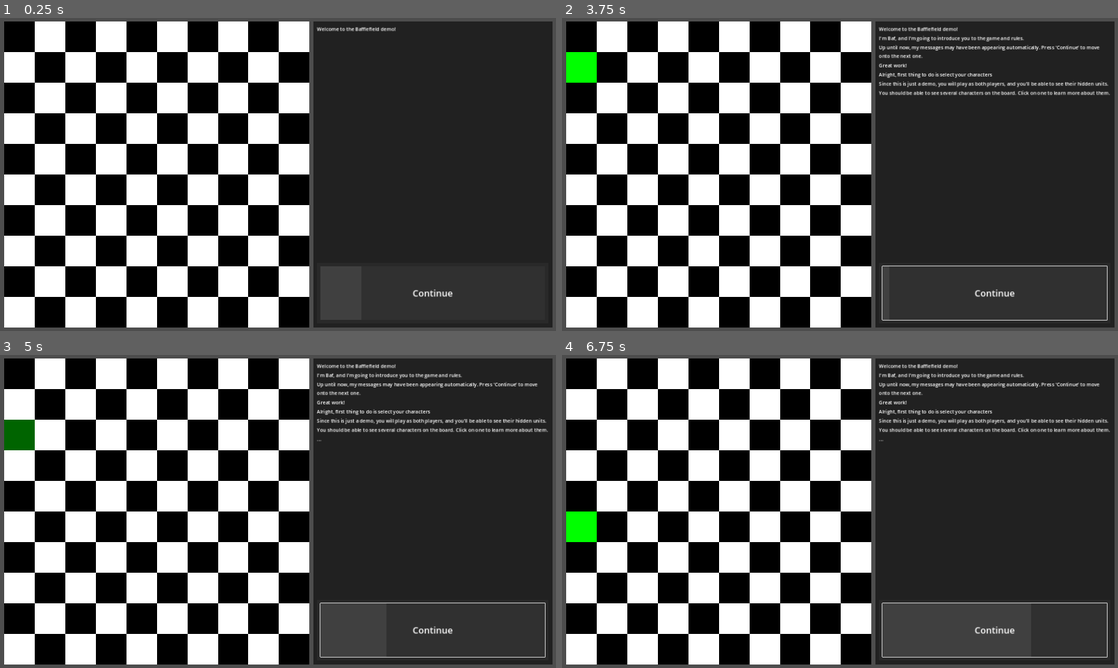
Above: before the commit, frames 1-4 (two rows, left to right).
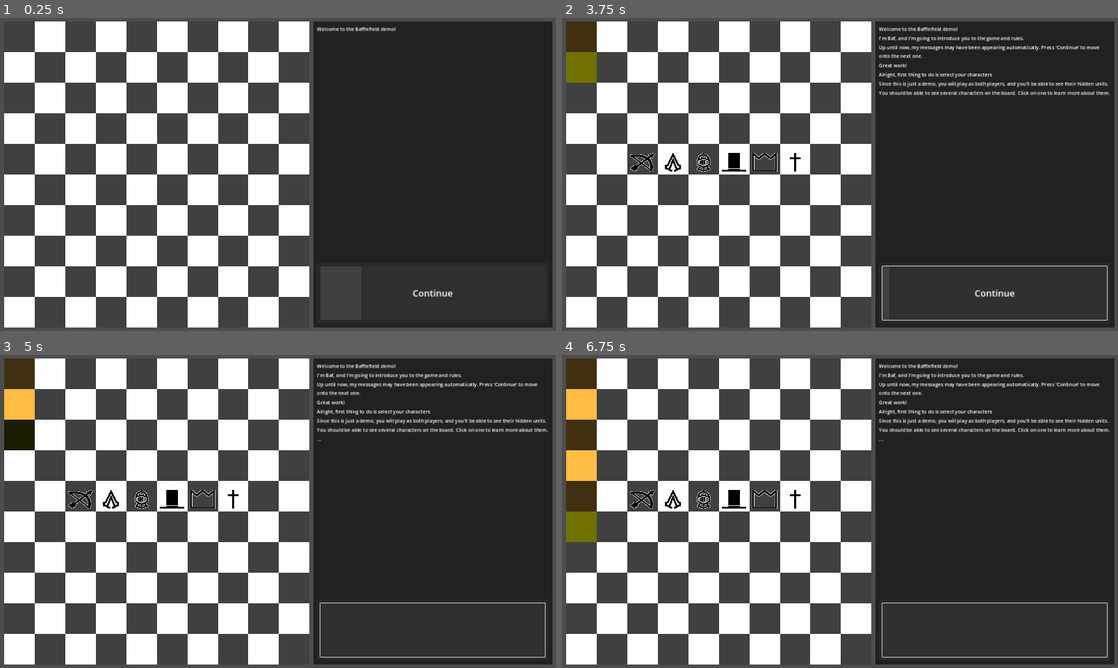
Above: after the commit, the same moments.

Repository: Taliesin268/Bafflefield
Game: Godot game, scene res://scenes/Bafflefield.tscn
Two runs of this game, one before a commit and one after it. Both use one fixed random seed, a clock stepped at 60 frames per second and the inputs below.
Inputs (mouse positions are in pixels of both pictures, inside the frame that each line leads up to):
- Up to frame 1 (0.25 s): no input
- Up to frame 2 (3.75 s): click "Continue" at 0.5 s; click "Continue" at 1.25 s; click "Continue" at 2 s; tap Enter at 2.75 s; move the mouse to (578, 36) at 2.77 s; click (578, 36) at 2.92 s; tap Space at 3.5 s; move the mouse to (578, 68) at 3.52 s; click (578, 68) at 3.67 s
- Up to frame 3 (5 s): tap Enter at 4.25 s; move the mouse to (16, 436) at 4.27 s; click (16, 436) at 4.42 s
- Up to frame 4 (6.75 s): tap Space at 5, 6.5 s; move the mouse to (578, 464) at 5.02 s; click (578, 464) at 5.17 s; tap Enter at 5.75 s; move the mouse to (578, 495) at 5.77 s; click (578, 495) at 5.92 s; move the mouse to (578, 527) at 6.52 s; click (578, 527) at 6.67 s

The runs differ from the first frame. In frame 1, 27% of the frame differs, in the area x 0-56%, y 1-99%; in frame 2, 27%; in frame 3, 28%; in frame 4, 29%, in the area x 0-82%, y 1-99%.
Error before the commit: Invalid call. Nonexistent function 'size' in base 'Nil'. (res://scripts/UI.gd:19)

Commit message:
introduced units and character select start

Diff:
--- /dev/null
+++ b/Unit.gd
@@ -0,0 +1,67 @@
+extends Sprite2D
+class_name Unit
+
+# ENUMS
+enum UnitType {ARCHER,ASSASSIN,KNIGHT,MAGICIAN,MONARCH,PRIEST}
+
+# PUBLIC VARIABLES
+var defeated: bool = false:
+	set(value):
+		defeated = value
+		_update_unit_sprite()
+
+# PRIVATE VARIABLES
+var _hidden: bool = false
+var _unit_type: UnitType
+var _sprite_set: UnitSpriteSet
+var _white: bool = false
+
+# PUBLIC FUNCTIONS
+func init(unit_type: UnitType, white = false):
+	_unit_type = unit_type
+	_set_unit_sprite_values()
+	_white = white
+	_update_unit_sprite()
+
+func reveal():
+	_hidden = false
+	_update_unit_sprite()
+
+func get_unit_name():
+	return UnitType.keys()[_unit_type].to_lower()
+
+# PRIVATE FUNCTIONS
+func _update_unit_sprite():
+	if _white:
+		if defeated:
+			texture = _sprite_set.white_defeated_sprite
+		elif _hidden:
+			texture = _sprite_set.white_hidden_sprite
+		else:
+			texture = _sprite_set.white_sprite
+	else:
+		if defeated:
+			texture = _sprite_set.defeated_sprite
+		elif _hidden:
+			texture = _sprite_set.hidden_sprite
+		else:
+			texture = _sprite_set.base_sprite
+
+func _set_unit_sprite_values():
+	_sprite_set = UnitSpriteSet.new()
+	var base_path = str("res://assets/units/",get_unit_name(),"/",get_unit_name())
+	_sprite_set.base_sprite = load(str(base_path,".png"))
+	_sprite_set.white_sprite = load(str(base_path,"-white.png"))
+	_sprite_set.hidden_sprite = load(str(base_path,"-hidden.png"))
+	_sprite_set.white_hidden_sprite = load(str(base_path,"-hidden-white.png"))
+	_sprite_set.defeated_sprite = load(str(base_path,"-defeated.png"))
+	_sprite_set.white_defeated_sprite = load(str(base_path,"-defeated-white.png"))
+
+# SUBCLASSES
+class UnitSpriteSet:
+	var base_sprite
+	var white_sprite
+	var hidden_sprite
+	var white_hidden_sprite
+	var defeated_sprite
+	var white_defeated_sprite
--- a/data/dialog/character_select_intro.json
+++ b/data/dialog/character_select_intro.json
@@ -3,6 +3,6 @@
 	"Since this is just a demo, you will play as both players, and you'll be able to see their hidden units.",
 	{
 		"message": "You should be able to see several characters on the board. Click on one to learn more about them.",
-		"event": "select_characters"
+		"event": "spawn_characters"
 	},
 ]
--- a/scenes/Board.gd
+++ b/scenes/Board.gd
@@ -1,4 +1,5 @@
 extends Node2D
+class_name Board
 
 # CONSTANTS
 const CELL_SCENE = preload("res://scenes/cell.tscn")
@@ -19,10 +20,14 @@
 	cell.set_selected(true)
 	_selected_cell = cell
 
+# PUBLIC FUNCTIONS
+func get_cell(index: int) -> Cell:
+	return _cells[index]
+
 # PRIVATE FUNCTIONS
 func _create_board():
-	for row in 10:
-		for column in 10:
+	for column in 10:
+		for row in 10:
 			var cell = CELL_SCENE.instantiate()
 			cell.row = row
 			cell.column = column
--- a/scenes/cell.tscn
+++ b/scenes/cell.tscn
@@ -1,19 +1,22 @@
-[gd_scene load_steps=4 format=3 uid="uid://cqb5bq84fyr76"]
+[gd_scene load_steps=5 format=3 uid="uid://cqb5bq84fyr76"]
 
 [ext_resource type="Texture2D" uid="uid://bmjopnl1uioit" path="res://assets/white.jpg" id="1_6xuu4"]
 [ext_resource type="Script" path="res://scripts/cell.gd" id="1_xffua"]
+[ext_resource type="PackedScene" uid="uid://bpodfuyixu5vu" path="res://scenes/unit.tscn" id="2_740m1"]
 
 [sub_resource type="RectangleShape2D" id="RectangleShape2D_o7ulh"]
 size = Vector2(1, 1)
 
 [node name="Cell" type="Area2D"]
-scale = Vector2(100, 100)
 script = ExtResource("1_xffua")
+unit_scene = ExtResource("2_740m1")
 
 [node name="Sprite2D" type="Sprite2D" parent="."]
+scale = Vector2(100, 100)
 texture = ExtResource("1_6xuu4")
 
 [node name="CollisionShape2D" type="CollisionShape2D" parent="."]
+scale = Vector2(100, 100)
 shape = SubResource("RectangleShape2D_o7ulh")
 
 [connection signal="input_event" from="." to="." method="_on_input_event"]
--- /dev/null
+++ b/scenes/unit.tscn
@@ -0,0 +1,6 @@
+[gd_scene load_steps=2 format=3 uid="uid://bpodfuyixu5vu"]
+
+[ext_resource type="Script" path="res://Unit.gd" id="1_20qtf"]
+
+[node name="Unit" type="Sprite2D"]
+script = ExtResource("1_20qtf")
--- a/scripts/Bafflefield.gd
+++ b/scripts/Bafflefield.gd
@@ -1,8 +1,12 @@
 extends Node2D
+
+# PRIVATE VARIABLES
+var state: BaseState
 
 # BUILT-IN FUNCTIONS
 func _ready():
 	$UI.load_dialog("introduction")
+	_enter_state(IntroductionState)
 
 # CONNECTED SIGNALS
 func _on_ui_dialog_complete(dialog_name):
@@ -13,7 +17,61 @@
 
 func _on_ui_dialog_event(event_name):
 	print("Dialog event triggered: ", event_name)
+	state.handle_event(event_name)
+
+func _on_state_switched(state):
+	_enter_state(state)
 
 # PRIVATE FUNCTIONS
+func _enter_state(new_state):
+	if state != null:
+		state.exit_state()
+
+	state = new_state.new() as BaseState
+	state.switched_state.connect(_on_state_switched)
+	state.enter_state($Board)
+
 func _start_character_select():
 	$UI.load_dialog("character_select_intro", false)
+
+# CLASSES
+class BaseState:
+	var state_name: String = "Base State"
+	signal switched_state(state)
+	var _game_board: Board
+	func enter_state(game_board: Board):
+		print("Entering state ", state_name)
+		_game_board = game_board
+	func exit_state():
+		print("Leaving state ", state_name)
+	func handle_event(event_name: String):
+		print("Unhandled event received: ", event_name)
+	func switch_state(state):
+		switched_state.emit(state)
+
+class IntroductionState extends BaseState:
+	func enter_state(game_board: Board):
+		state_name = "Introduction State"
+		super.enter_state(game_board)
+
+	func handle_event(event_name: String):
+		if event_name == "spawn_characters":
+			switch_state(CharacterSelectState)
+			return
+
+		super.handle_event(event_name)
+
+class CharacterSelectState extends BaseState:
+	func enter_state(game_board: Board):
+		state_name = "Character Select State"
+		super.enter_state(game_board)
+		_spawn_characters()
+
+	func _spawn_characters():
+		_game_board.get_cell(42).spawn_unit(Unit.UnitType.ARCHER)
+		_game_board.get_cell(43).spawn_unit(Unit.UnitType.ASSASSIN)
+		_game_board.get_cell(44).spawn_unit(Unit.UnitType.KNIGHT)
+		_game_board.get_cell(45).spawn_unit(Unit.UnitType.MAGICIAN)
+		_game_board.get_cell(46).spawn_unit(Unit.UnitType.MONARCH)
+		_game_board.get_cell(47).spawn_unit(Unit.UnitType.PRIEST)
+		pass
--- a/scripts/UI.gd
+++ b/scripts/UI.gd
@@ -16,10 +16,8 @@
 
 # CONNECTED SIGNALS
 func _on_button_pressed():
-	if _current_message == _dialog.size():
-		_dialog = null
-		_current_message = 0
-		dialog_complete.emit(_dialog_name)
+	if _dialog != null && _current_message == _dialog.size():
+		_resolve_dialog()
 	progress_dialog()
 
 func _on_button_timer_timeout():
@@ -30,8 +28,6 @@
 	if _dialog == null:
 		print_message("...")
 		return
-
-	print(_dialog[_current_message])
 
 	var message = "..."
 	if _dialog[_current_message] is String:
@@ -78,6 +74,12 @@
 		progress_dialog()
 
 # PRIVATE FUNCTIONS
+func _resolve_dialog():
+	_dialog = null
+	_current_message = 0
+	set_button(0,"",false)
+	dialog_complete.emit(_dialog_name)
+
 func _get_read_time(text: String):
 	return float(_get_word_count(text)) / 4
 
--- a/scripts/cell.gd
+++ b/scripts/cell.gd
@@ -1,42 +1,38 @@
 extends Area2D
+class_name Cell
 
 # SIGNALS
 signal clicked()
 
 # ENUMS
-enum CellState {BASE,SELECTED,HOVERED}
+enum CellState {BASE,SELECTED,HOVERED,HIGHLIGHTED}
 
-# CONSTANTS
-const DARK_COLORS = {
-	CellState.BASE: Color.BLACK,
-	CellState.SELECTED: Color.DARK_GREEN,
-	CellState.HOVERED: Color.DARK_BLUE
-}
-const LIGHT_COLORS = {
+# EXPORT VARS
+@export var unit_scene: PackedScene
+
+# PUBLIC VARS
+var row: int = 0
+var column: int = 0
+var unit: Unit
+
+# PRIVATE VARS
+var _colors = {
 	CellState.BASE: Color.WHITE,
 	CellState.SELECTED: Color.GREEN,
-	CellState.HOVERED: Color.AQUA
+	CellState.HIGHLIGHTED: Color("#FFA500BB")
 }
-
-# EXPORT VARS
-@export var row = 0
-@export var column = 0
-
-# PRIVATE VARS
-var _colors
 var _states = {
 	CellState.HOVERED: false,
-	CellState.SELECTED: false
+	CellState.SELECTED: false,
+	CellState.HIGHLIGHTED: false
 }
 
 # BUILT-IN FUNCTIONS
 func _ready():
 	# Set the color scheme based on the index of the cell
-	if (row + column) % 2 == 0:
-		_colors = DARK_COLORS
-	else:
-		_colors = LIGHT_COLORS
 	_update_color()
+
+	if row == 0: _states[CellState.HIGHLIGHTED] = true
 
 	# Adjust the position based on the index
 	position.x += row*100
@@ -60,11 +56,30 @@
 	_states[CellState.SELECTED] = selected
 	_update_color()
 
+func spawn_unit(unit_type: Unit.UnitType, white = false):
+	var new_unit: Unit = unit_scene.instantiate()
+	new_unit.init(unit_type, white)
+	unit = new_unit
+	add_child(unit)
+
+# PUBLIC FUNCTIONS
+func is_black() -> bool:
+	return (row + column) % 2 == 0
+
 # PRIVATE FUNCTIONS
 func _update_color():
+	var new_color = _colors[CellState.BASE] as Color
+
 	if _states[CellState.SELECTED]:
-		$Sprite2D.modulate = _colors[CellState.SELECTED]
-	elif _states[CellState.HOVERED]:
-		$Sprite2D.modulate = _colors[CellState.HOVERED]
-	else:
-		$Sprite2D.modulate = _colors[CellState.BASE]
+		new_color = _colors[CellState.SELECTED]
+
+	if _states[CellState.HIGHLIGHTED]:
+		new_color = new_color.blend(_colors[CellState.HIGHLIGHTED])
+
+	if is_black():
+		new_color = new_color.darkened(0.75)
+
+	if _states[CellState.HOVERED]:
+		new_color = new_color.darkened(0.4)
+
+	$Sprite2D.modulate = new_color
